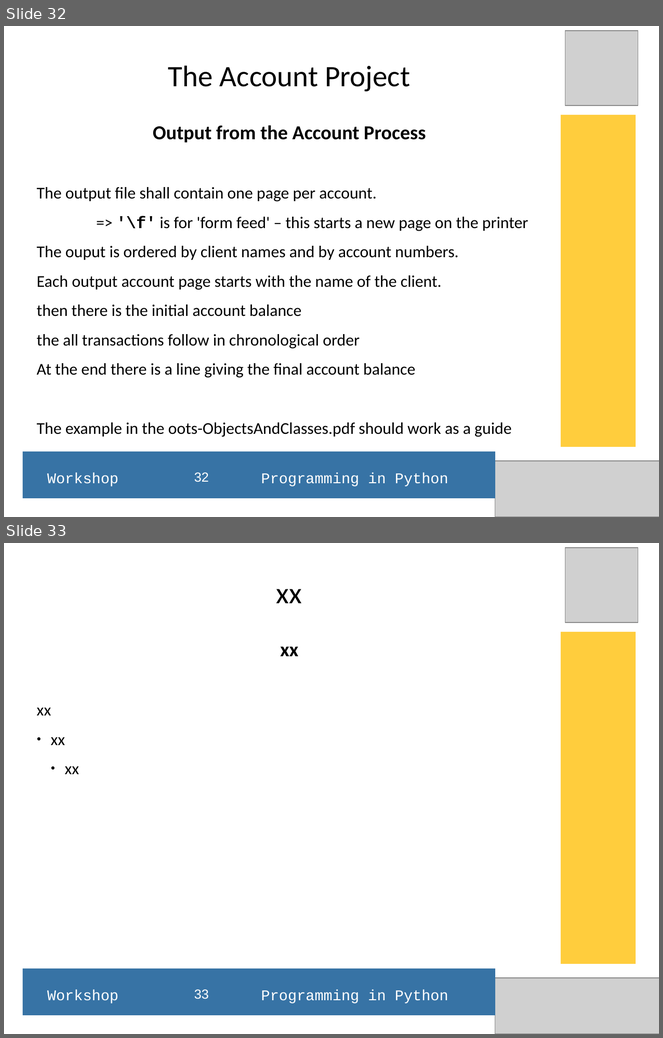
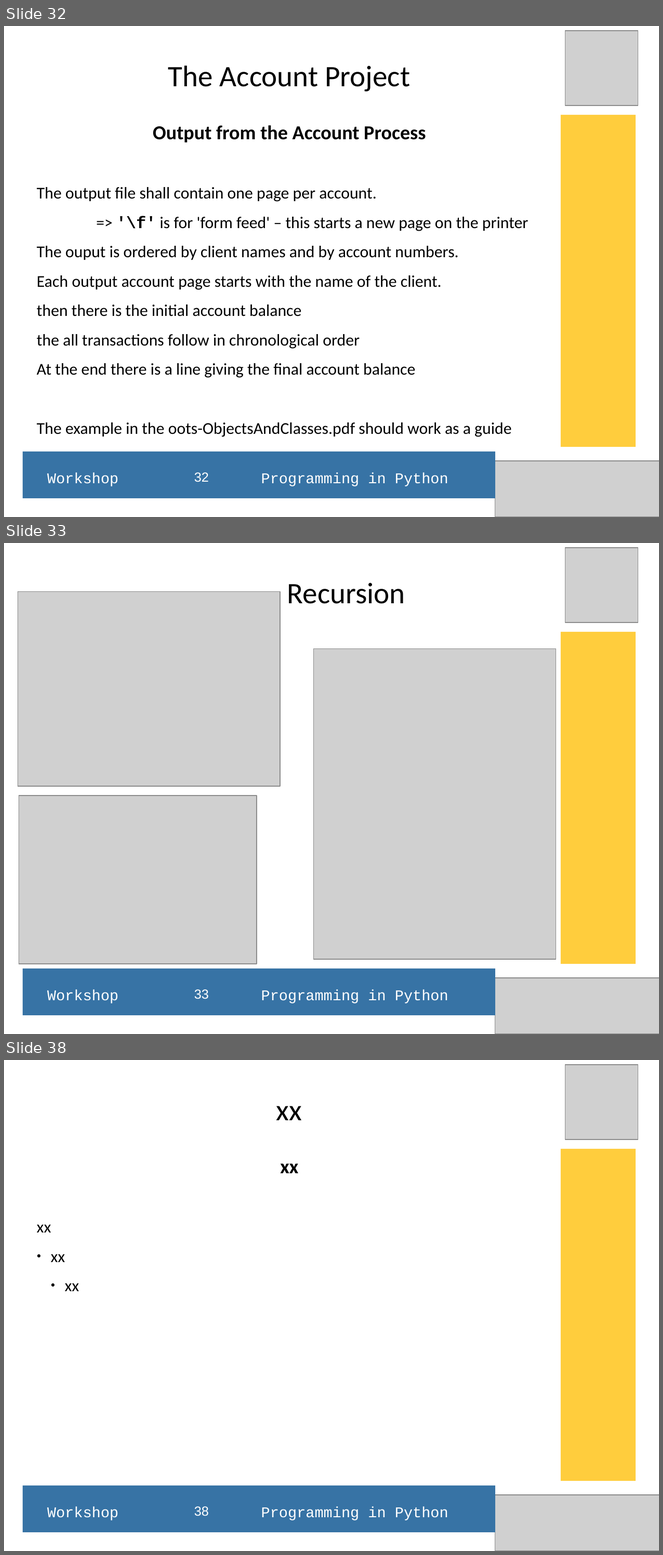
Before and after one commit to hans-boden/pyws-fablab-lisbon, a slide deck: resources/python_ws_2016Q1.odp. Shown one above the other, each under a label of ours: slides 32 and 33 before the commit, slides 32, 33 and 38 after it; the slides between them are not shown. The pictures are 663x1038 and 663x1555 pixels, drawn with LibreOffice and Linux fonts; fonts in the diff are those of the drawing; grey boxes stand for pictures. Boxes give left, top, right and bottom in pixels: in the first picture for what was removed or moved away, otherwise in the second. Text is boxed around its words. In the diff, an @@ line names an element or a change of style, - is before the commit and + after.

```diff
--- a/resources/python_ws_2016Q1.odp
+++ b/resources/python_ws_2016Q1.odp
@@ slide 33 added at (4, 543, 659, 1034), background #FFFFFF @@
@@ picture added at (566, 548, 638, 623) @@
@@ title added at (287, 583, 405, 604), 36 pt, text #000000 @@
+Recursion
@@ picture added at (18, 592, 281, 786) @@
@@ rectangle added at (561, 632, 636, 965), fill #FFCD3D @@
@@ picture added at (314, 649, 556, 960) @@
@@ picture added at (19, 796, 257, 964) @@
@@ rectangle added at (22, 969, 495, 1016), fill #3773A5 @@
@@ picture added at (496, 978, 659, 1034) @@
@@ text added at (47, 990, 449, 1004), 18 pt, text #FFFFFF @@
+Workshop Programming in Python
@@ page number added at (194, 990, 209, 1000), 16 pt, text #FFFFFF @@
+33
@@ what was slide 33 is now slide 38 @@
@@ page number at (194, 1507, 209, 1517): text changed @@
-33
+38
```
Also in this commit, not shown: 5 other slides added, 12 other files.
